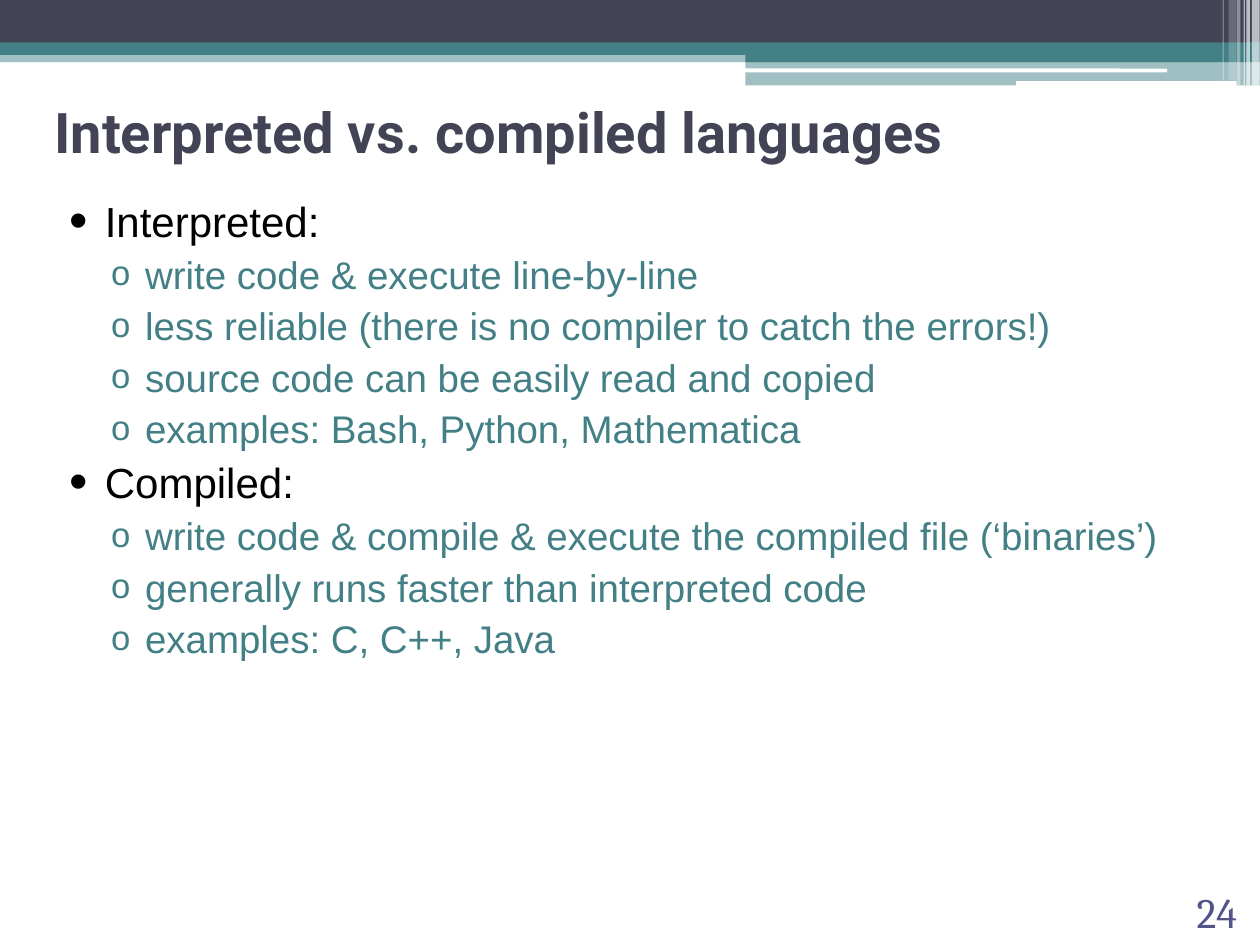
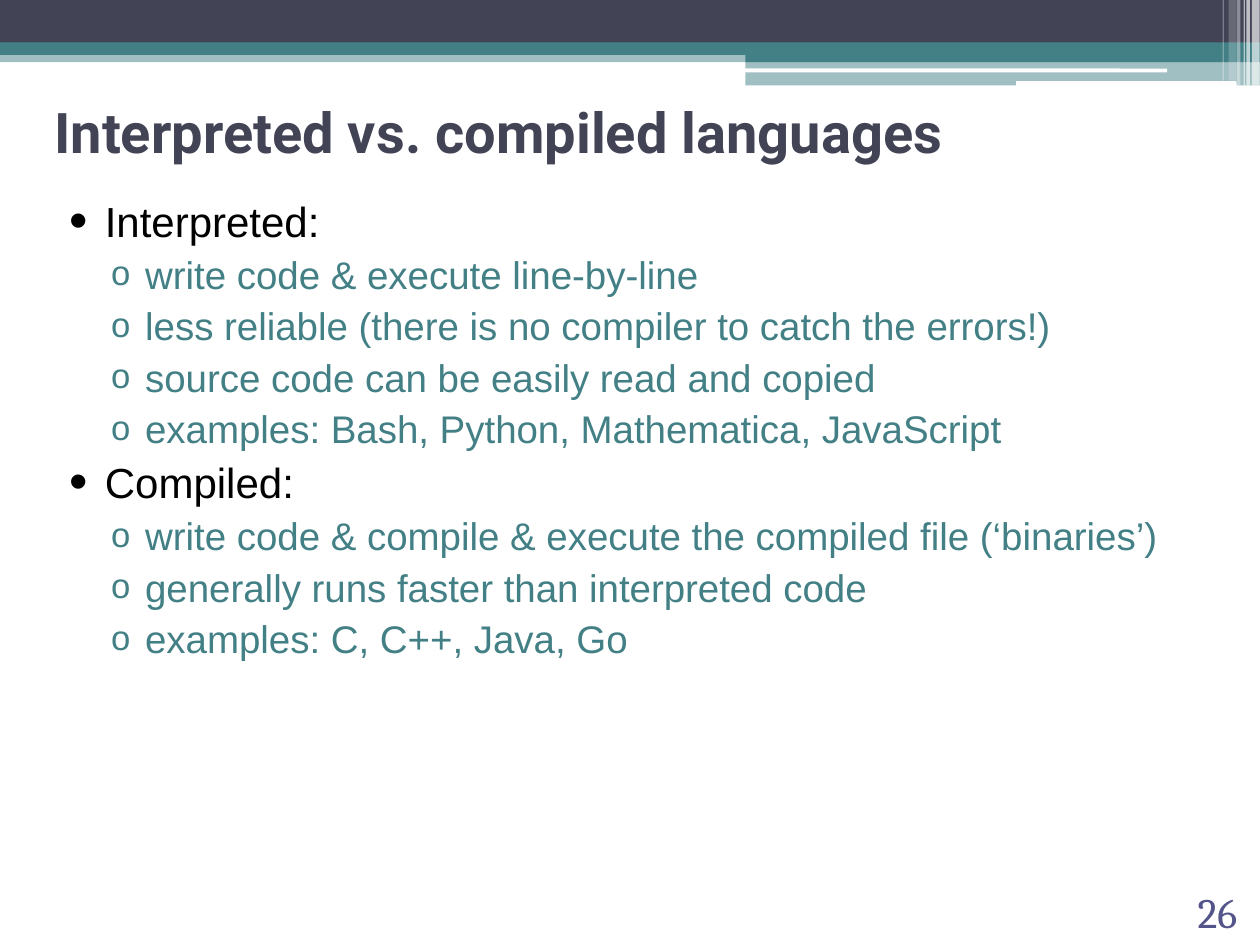
Before and after one commit to abilandz/PH8124, a slide deck: slide 26 of Lecture_1/ABilandzic_PH8124_SS2022.pptx (slide 24 before the commit). Drawn at 1260x945 pixels with LibreOffice and Linux fonts; fonts in the diff are those of the drawing; background and template pictures are left out. Boxes give left, top, right and bottom in pixels: in the first picture for what was removed or moved away, otherwise in the second. Text is boxed around its words. In the diff, an @@ line names an element or a change of style, - is before the commit and + after.

```diff
--- a/Lecture_1/ABilandzic_PH8124_SS2022.pptx
+++ b/Lecture_1/ABilandzic_PH8124_SS2022.pptx
@@ text at (x1=145, y1=415, x2=1001, y2=451): text changed @@
-  o examples: Bash, Python, Mathematica
+  o examples: Bash, Python, Mathematica, JavaScript
@@ text at (x1=145, y1=625, x2=627, y2=661): text changed @@
-  o examples: C, C++, Java
+  o examples: C, C++, Java, Go
@@ page number at (x1=1198, y1=900, x2=1238, y2=929): text changed @@
-24
+26
```
Also in this commit, not shown: 8 other slides changed, 3 slides added, 1 other file.
